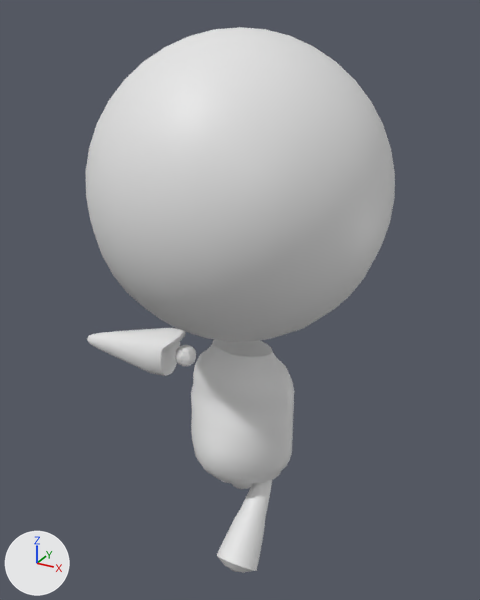
A saved change to the OBJ model res/models/planetHead/exp_9.obj.
The view is the same before and after, from a 50 mm camera at (3.59, -6.54, 8.37) aimed at (-0.1, 0.17, 5.02). The axes (+X, +Y, +Z) are drawn at lower left. The lights are the same throughout. Where no turn or scale is listed for an object, it has been applied to the vertices.

Names of what the first picture shows: 'exp_9'.
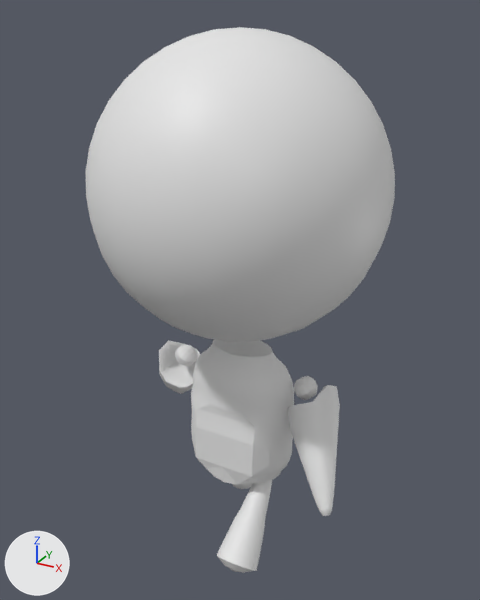
Changed parts and their boxes (x1, y1, x2, y2) in the pictures (480 x 600 px; the box of a moved part takes in the faces that stretch with it):
part 1 of me_exp_9, moved or reshaped
    before: (175, 345, 196, 366)
    after: (175, 344, 197, 366)
part 2 of me_exp_9, moved or reshaped
    before: (87, 328, 185, 376)
    after: (159, 340, 200, 394)
part 3 of me_exp_9, added
    after: (294, 376, 318, 400)
part 4 of me_exp_9, added
    after: (288, 385, 340, 516)
part 5 of me_exp_9, cut back
    both: (191, 404, 269, 485)

Diff of the bpy script that builds the scene:
```diff
--- a/res/models/planetHead/exp_9.obj.py
+++ b/res/models/planetHead/exp_9.obj.py
@@ me_exp_9 @@
 # used by ob_exp_9; location = (0.0, 0.0, 0.0)
-me_exp_9.from_pydata(...)  # 1316 vertices, 2608 faces; spans x -2.41..1.72, y -1.74..1.7, z 1.61..8.19
+me_exp_9.from_pydata(...)  # 1438 vertices, 2844 faces; spans x -1.72..1.72, y -1.74..1.7, z 1.61..8.19
+# me_exp_9 part 1: the loose piece of 58 vertices spanning x -1.05..-0.76, y -0.05..0.24, z 3.91..4.21 is multiplied about its middle by the matrix ((0.366, 0.34, -0.866), (-0.681, 0.732, 0.0), (0.634, 0.59, 0.5)), then moved by (0.01, 0.0, 0.01)
+# me_exp_9 part 2: the loose piece of 90 vertices spanning x -2.41..-0.92, y -0.29..0.37, z 3.73..4.39 is multiplied about its middle by the matrix ((0.366, 0.34, -0.866), (-0.681, 0.732, 0.0), (0.634, 0.59, 0.5)), then moved by (0.45, 0.45, -0.55)
+# me_exp_9 part 3: the loose piece of 58 vertices spanning x -1.05..-0.76, y -0.05..0.24, z 3.91..4.21 is copied, and the copy is multiplied about its middle by the matrix ((-0.366, -0.34, 0.866), (0.681, -0.732, 0.0), (0.634, 0.59, 0.5)), then moved by (1.77, -0.01, 0.01); it spans x 0.72..1.02, y -0.06..0.24, z 3.92..4.21
+# me_exp_9 part 4: the loose piece of 90 vertices spanning x -2.41..-0.92, y -0.29..0.37, z 3.73..4.39 is copied, and the copy is multiplied about its middle by the matrix ((-0.366, -0.34, 0.866), (0.681, -0.732, 0.0), (0.634, 0.59, 0.5)), then moved by (2.86, -0.36, -0.55); it spans x 0.69..1.56, y -0.71..0.3, z 2.9..4.21
+# me_exp_9 part 5
+# 33 vertices are removed from x -0.43..0.41, y -0.7..-0.46, z 2.74..3.63
+# 88 faces are deleted
+# 7 vertices are added at x -0.29..0.29, y -0.46..-0.39, z 2.78..3.63
+# 36 new faces join them
```
